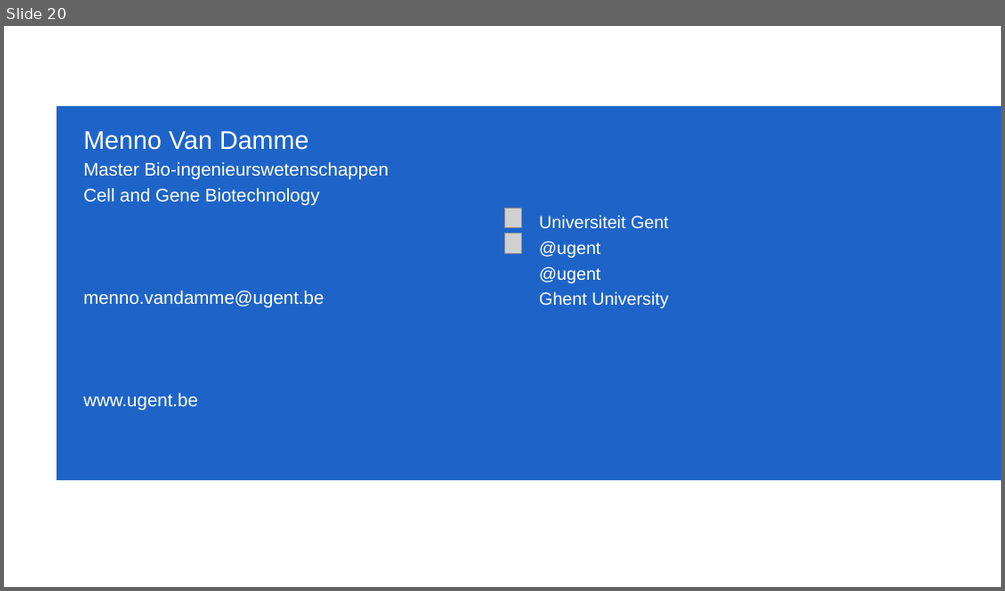
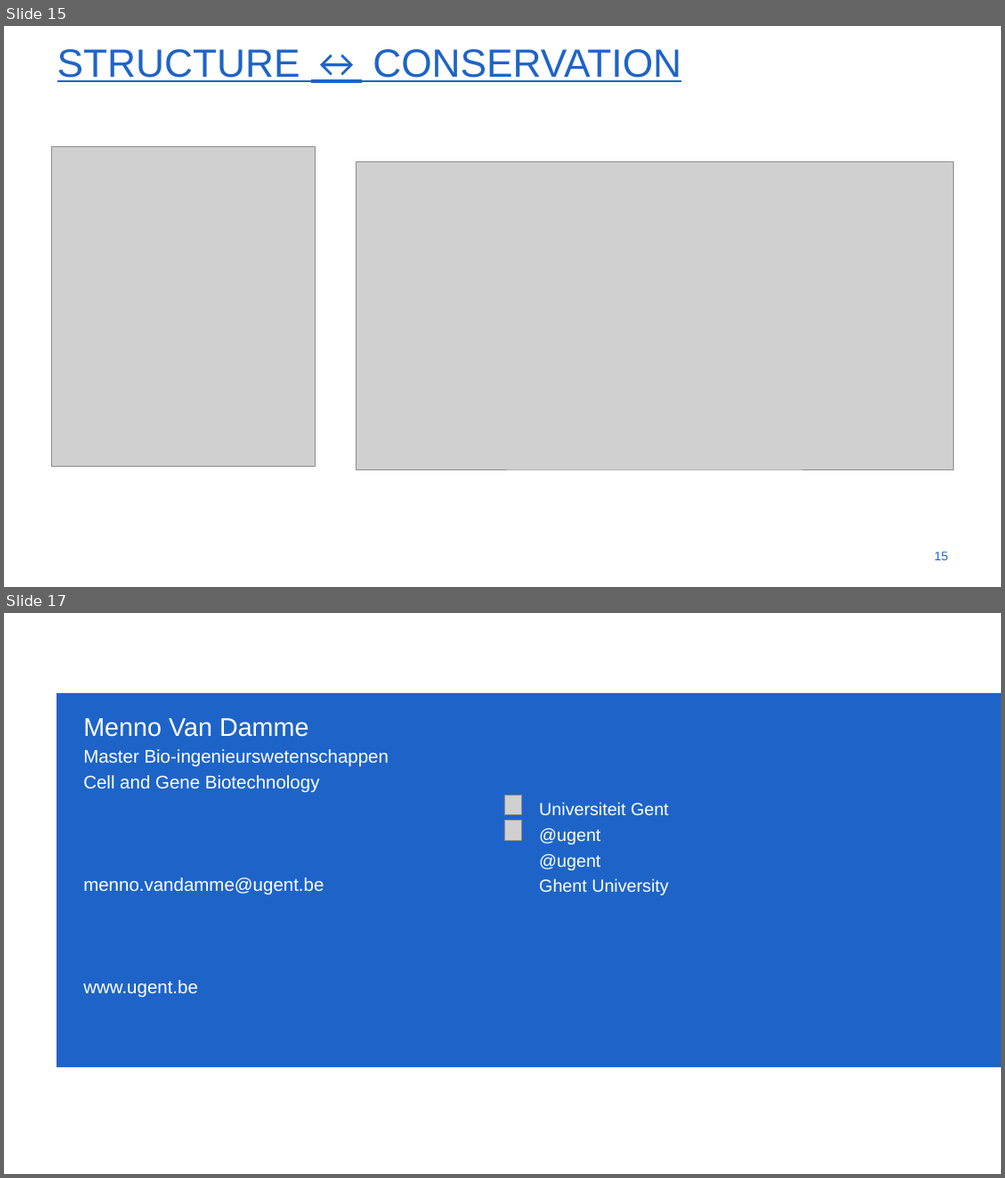
Before and after one commit to menvdamm/MScThesis, a slide deck: Masterthesis_Menno_Van_Damme.pptx. Shown one above the other, each under a label of ours: slide 20 before the commit, slides 15 and 17 after it; the slides between them are not shown. The pictures are 1005x591 and 1005x1178 pixels, drawn with LibreOffice and Linux fonts; fonts in the diff are those of the drawing; grey boxes stand for pictures; background and template pictures are left out. Boxes give left, top, right and bottom in pixels: in the first picture for what was removed or moved away, otherwise in the second. Text is boxed around its words. In the diff, an @@ line names an element or a change of style, - is before the commit and + after.

```diff
--- a/Masterthesis_Menno_Van_Damme.pptx
+++ b/Masterthesis_Menno_Van_Damme.pptx
@@ slide 15 added at [4,26,1001,587], background #FFFFFF @@
@@ title added at [57,49,681,82], 54 pt, text #1E64C8, underline @@
+STRUCTURE ↔ CONSERVATION
@@ picture added at [52,147,316,466] @@
@@ picture added at [356,161,954,469] @@
@@ page number added at [934,551,948,560], 17.1 pt, text #1E64C8 @@
+15
@@ what was slide 20 is now slide 17 @@
```
Also in this commit, not shown: 7 slides changed, 7 other slides added, 11 slides removed.
